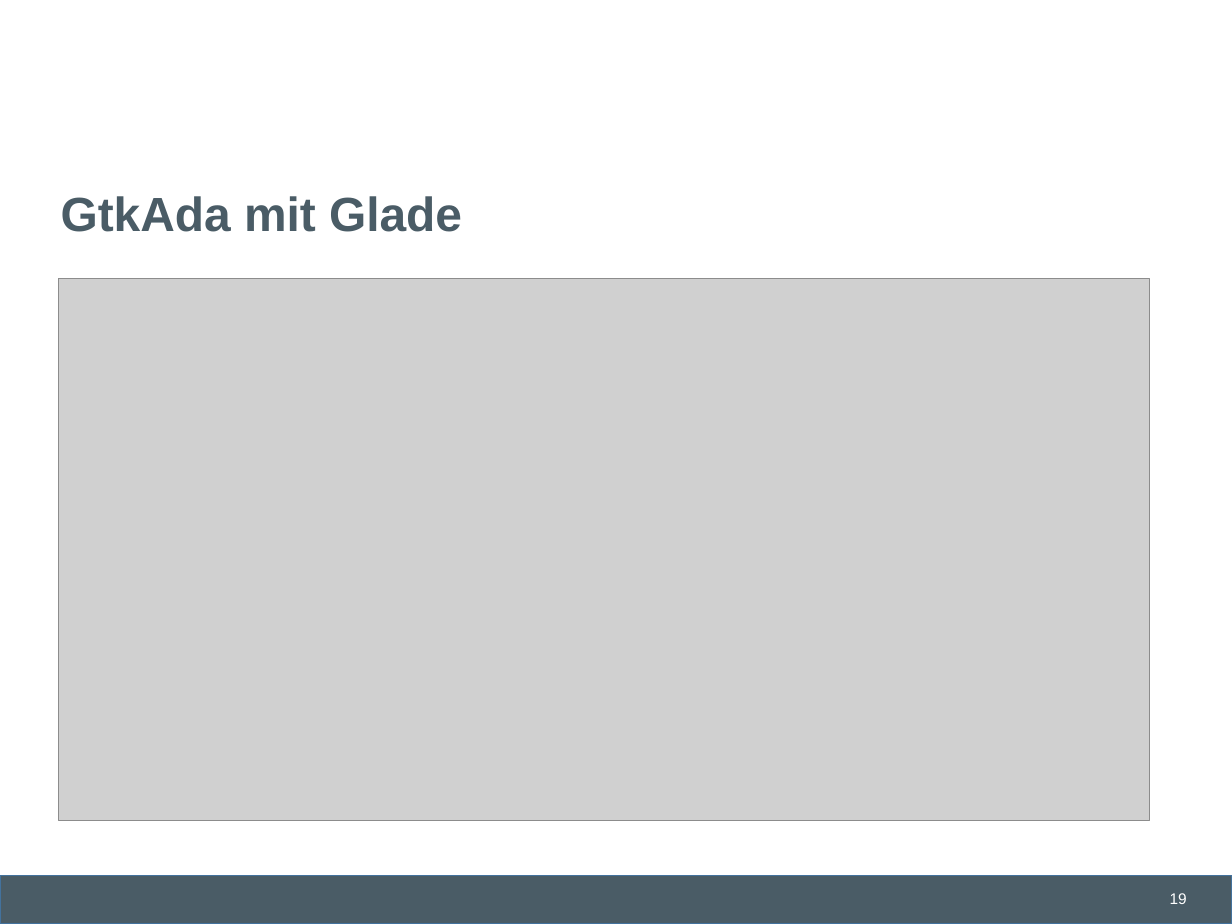
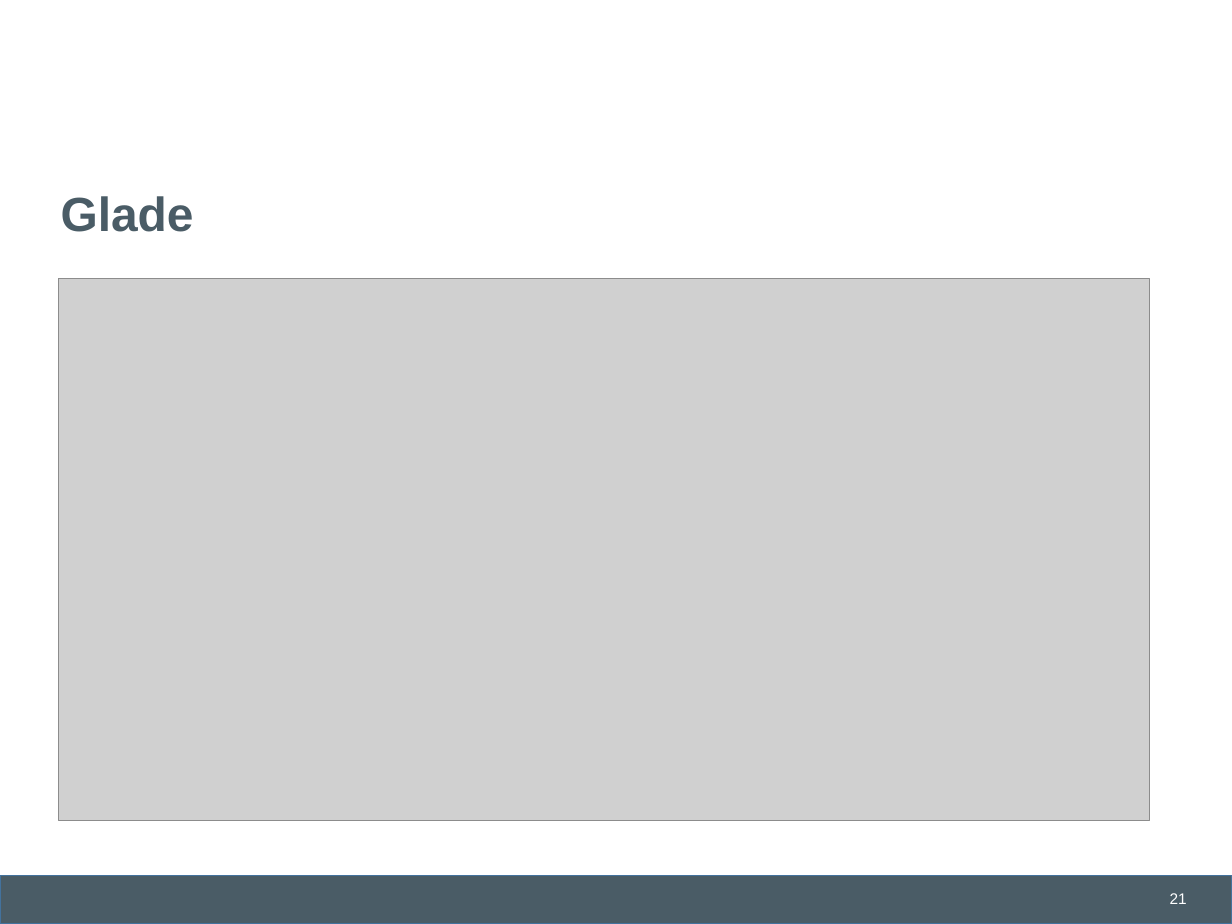
Before and after one commit to lschmischke/ADAChat, a slide deck: slide 21 of documentation/Ada Chat.pptx (slide 19 before the commit). Drawn at 1232x924 pixels with LibreOffice and Linux fonts; fonts in the diff are those of the drawing; grey boxes stand for pictures; background and template pictures are left out. Boxes give left, top, right and bottom in pixels: in the first picture for what was removed or moved away, otherwise in the second. Text is boxed around its words. In the diff, an @@ line names an element or a change of style, - is before the commit and + after.

```diff
--- a/documentation/Ada Chat.pptx
+++ b/documentation/Ada Chat.pptx
@@ title at <box>61,196,194,232</box>: text changed @@
-GtkAda mit Glade
+Glade
@@ page number at <box>1170,893,1187,904</box>: text changed @@
-19
+21
```
Also in this commit, not shown: 2 slides added.
